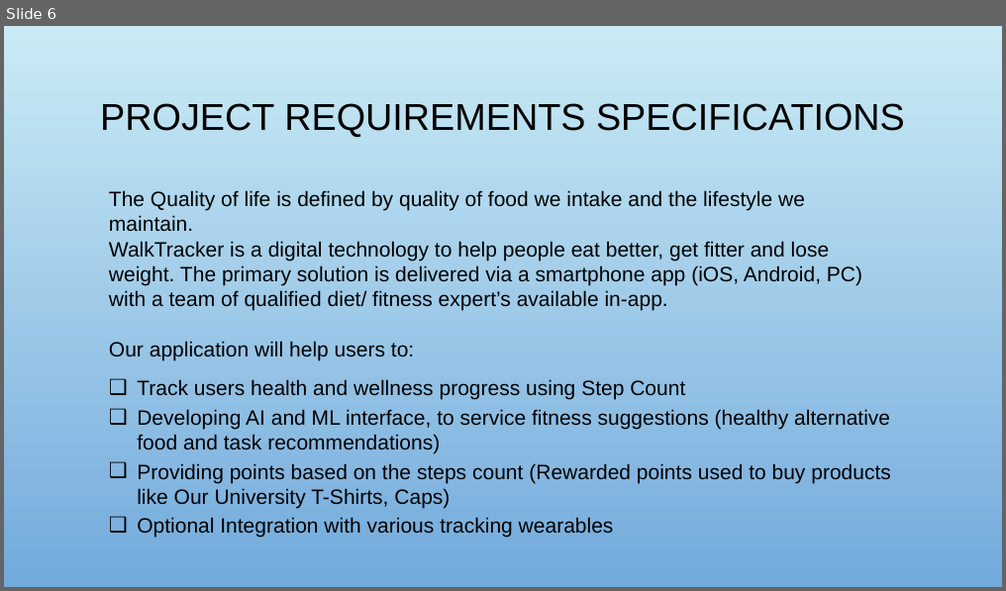
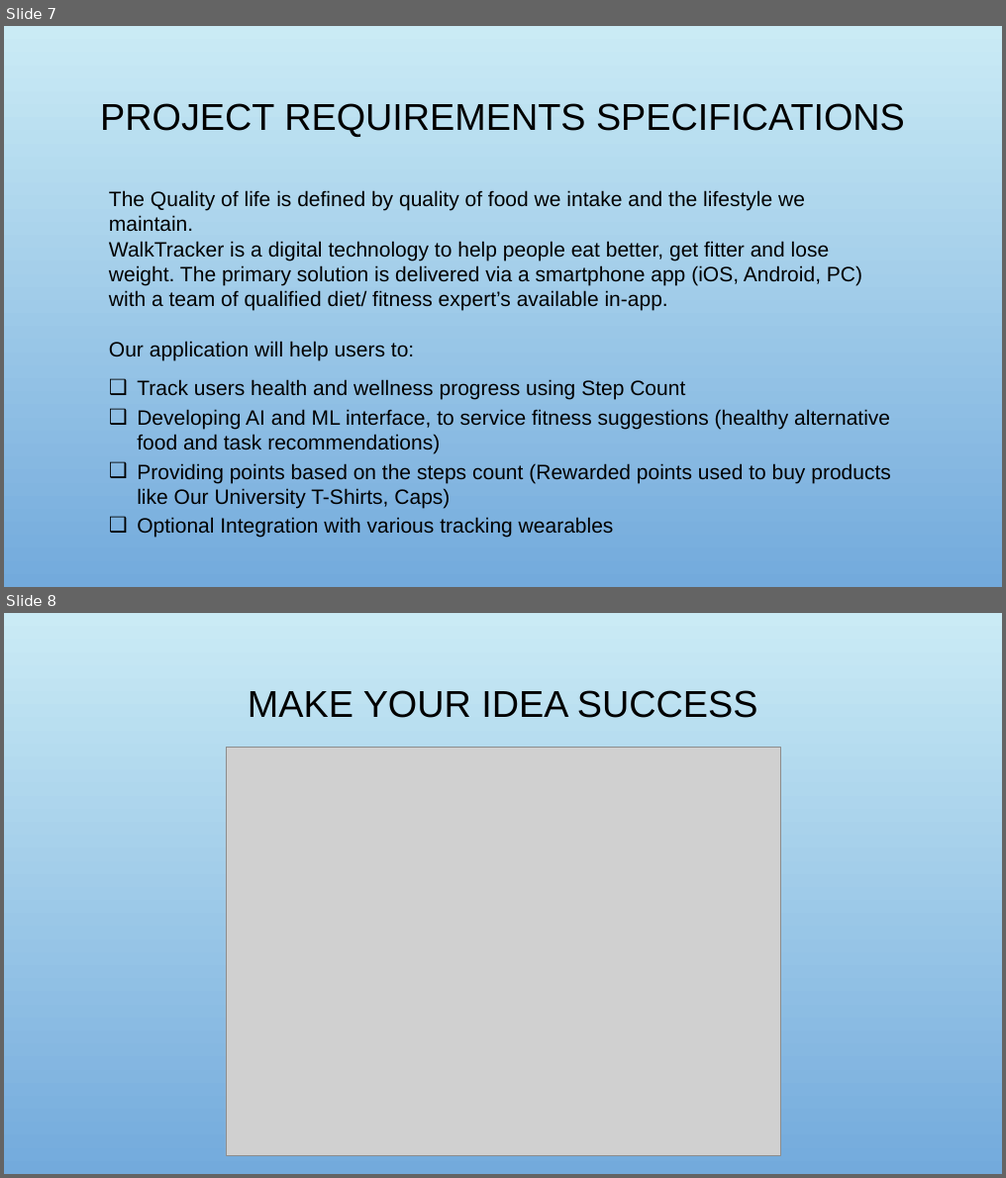
Before and after one commit to RaviTeja444/health-wellness, a slide deck: docs/presentation/Walk_Tracker.pptx. Shown one above the other, each under a label of ours: slide 6 before the commit, slides 7 and 8 after it. The pictures are 1006x591 and 1006x1178 pixels, drawn with LibreOffice and Linux fonts; fonts in the diff are those of the drawing; grey boxes stand for pictures; background and template pictures are left out. Boxes give left, top, right and bottom in pixels: in the first picture for what was removed or moved away, otherwise in the second. Text is boxed around its words. In the diff, an @@ line names an element or a change of style, - is before the commit and + after.

```diff
--- a/docs/presentation/Walk_Tracker.pptx
+++ b/docs/presentation/Walk_Tracker.pptx
@@ slide 8 added at [4, 613, 1002, 1174], background picture (left out) @@
@@ title added at [248, 690, 758, 718], 36 pt, text #000000 @@
+MAKE YOUR IDEA SUCCESS
@@ picture added at [226, 747, 780, 1157] @@
@@ what was slide 6 is now slide 7 @@
```
Also in this commit, not shown: 2 slides changed, 1 other slide added.
